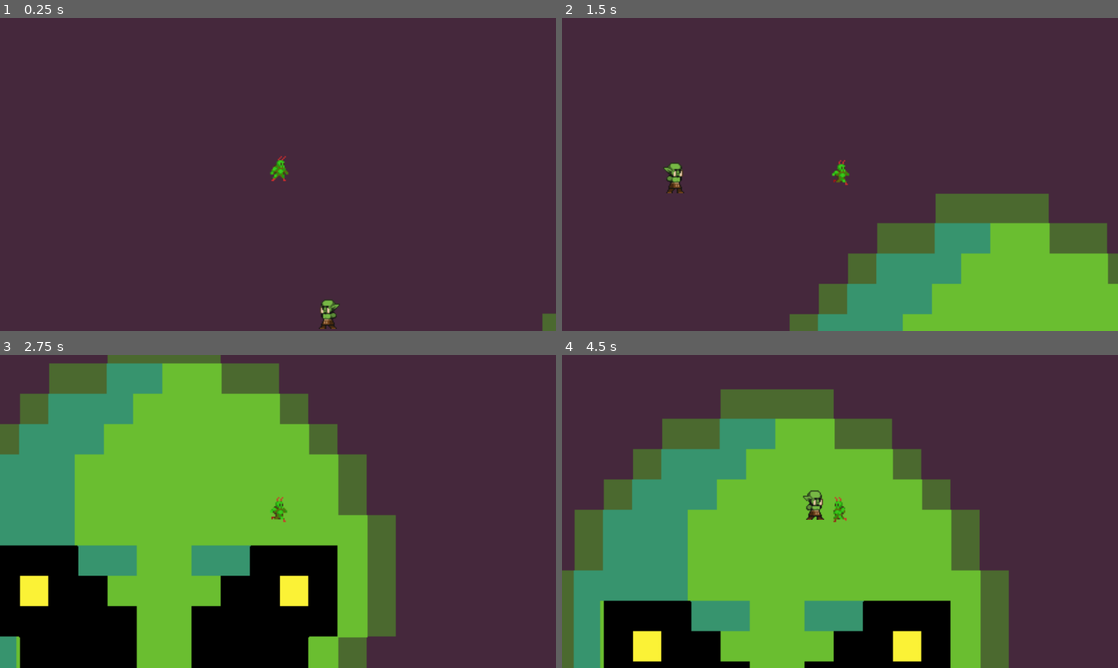
Above: before the commit, frames 1-4 (two rows, left to right).
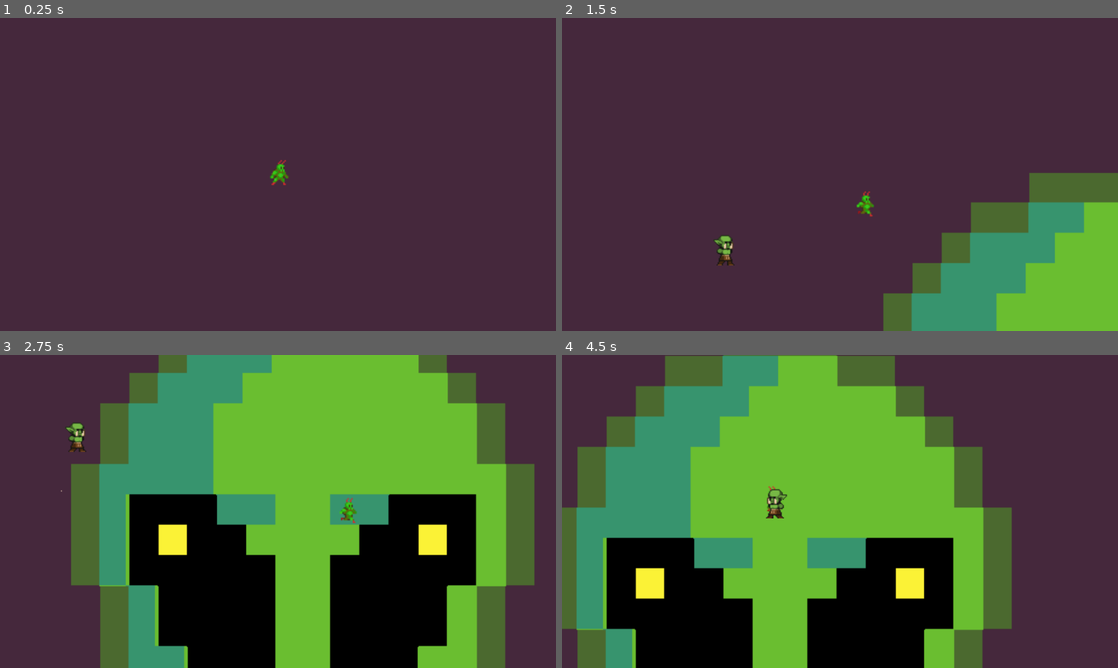
Above: after the commit, the same moments.

Repository: Guilospanck/godot-area25_5
Game: Godot game, scene res://scenes/phase1.tscn
Two runs of this game, one before a commit and one after it. Both use one fixed random seed, a clock stepped at 60 frames per second and the inputs below.
Inputs:
- Up to frame 1 (0.25 s): no input
- Up to frame 2 (1.5 s): hold D (right) 0.53-1.28 s; tap W (top) at 0.6, 1.35 s; hold S (down) from 1.28 s (still down)
- Up to frame 3 (2.75 s): release S (down) at 2.03 s; hold D (right) from 2.03 s (still down); tap W (top) at 2.1 s
- Up to frame 4 (4.5 s): tap W (top) at 2.85, 3.6, 4.35 s; release D (right) at 3.53 s; hold A (left) from 3.53 s (still down)

The runs differ from the first frame. In frame 1, 0.5% of the frame differs, in the area x 48-100%, y 44-100%; in frame 2, 16%; in frame 3, 76%, in the area x 0-97%, y 0-100%; in frame 4, 43%.

Commit message:
Fix walls

Diff:
--- a/scenes/phase1.tscn
+++ b/scenes/phase1.tscn
@@ -4,11 +4,9 @@
 [ext_resource type="PackedScene" uid="uid://6jr7aap0qw1w" path="res://scenes/player.tscn" id="2_ho76x"]
 [ext_resource type="PackedScene" uid="uid://fvuvvumljfyg" path="res://scenes/enemy.tscn" id="3_ho76x"]
 
-[sub_resource type="RectangleShape2D" id="RectangleShape2D_p320o"]
-size = Vector2(18, 764)
+[sub_resource type="RectangleShape2D" id="RectangleShape2D_ho76x"]
 
-[sub_resource type="RectangleShape2D" id="RectangleShape2D_ho76x"]
-size = Vector2(1288, 20)
+[sub_resource type="RectangleShape2D" id="RectangleShape2D_fndts"]
 
 [node name="Phase1" type="Node2D"]
 
@@ -16,46 +14,46 @@
 
 [node name="StaticBody2D" type="StaticBody2D" parent="Walls"]
 collision_layer = 8
-collision_mask = 5
 
 [node name="CollisionShape2D" type="CollisionShape2D" parent="Walls/StaticBody2D"]
-position = Vector2(4, 372)
-shape = SubResource("RectangleShape2D_p320o")
+position = Vector2(662, 0)
+scale = Vector2(70.6, 1)
+shape = SubResource("RectangleShape2D_ho76x")
 
 [node name="StaticBody2D2" type="StaticBody2D" parent="Walls"]
-position = Vector2(1276, 0)
+position = Vector2(0, 713)
 collision_layer = 8
-collision_mask = 5
 
 [node name="CollisionShape2D" type="CollisionShape2D" parent="Walls/StaticBody2D2"]
-position = Vector2(0, 372)
-shape = SubResource("RectangleShape2D_p320o")
+position = Vector2(662, 0)
+scale = Vector2(70.6, 1)
+shape = SubResource("RectangleShape2D_ho76x")
 
 [node name="StaticBody2D3" type="StaticBody2D" parent="Walls"]
-position = Vector2(806, 0)
 collision_layer = 8
-collision_mask = 5
 
 [node name="CollisionShape2D" type="CollisionShape2D" parent="Walls/StaticBody2D3"]
-position = Vector2(-167, 0)
-shape = SubResource("RectangleShape2D_ho76x")
+position = Vector2(0, 383)
+scale = Vector2(1, 40)
+shape = SubResource("RectangleShape2D_fndts")
 
 [node name="StaticBody2D4" type="StaticBody2D" parent="Walls"]
-position = Vector2(806, 711)
+position = Vector2(1282, 0)
 collision_layer = 8
-collision_mask = 5
 
 [node name="CollisionShape2D" type="CollisionShape2D" parent="Walls/StaticBody2D4"]
-position = Vector2(-167, 0)
-shape = SubResource("RectangleShape2D_ho76x")
+position = Vector2(0, 383)
+scale = Vector2(1, 40)
+shape = SubResource("RectangleShape2D_fndts")
 
 [node name="Background" type="Sprite2D" parent="."]
 position = Vector2(637.5, 375)
 scale = Vector2(0.7, 0.727)
 texture = ExtResource("1_p320o")
+metadata/_edit_lock_ = true
 
 [node name="Player" parent="." instance=ExtResource("2_ho76x")]
-position = Vector2(303, 117)
+position = Vector2(250, 157)
 
 [node name="Enemy" parent="." instance=ExtResource("3_ho76x")]
-position = Vector2(350, 249)
+position = Vector2(350, 336)
--- a/scenes/player.tscn
+++ b/scenes/player.tscn
@@ -184,6 +184,7 @@
 
 [node name="Camera2D" type="Camera2D" parent="."]
 zoom = Vector2(3, 3)
+position_smoothing_enabled = true
 
 [node name="Animations" type="AnimatedSprite2D" parent="."]
 sprite_frames = SubResource("SpriteFrames_2hs0m")
--- a/scripts/constants.gd
+++ b/scripts/constants.gd
@@ -6,5 +6,5 @@
 const LAYER_0_NONE: int = 0
 const LAYER_1_PLAYER: int = 1
 const LAYER_2_ENEMY: int = 2
-const LAYER_3_AMMO: int = 3
-const LAYER_4_WALLS: int = 4
+const LAYER_3_AMMO: int = 4
+const LAYER_4_WALLS: int = 8
--- a/scripts/enemy.gd
+++ b/scripts/enemy.gd
@@ -43,10 +43,10 @@
 
 ################################ Signals ######################################
 func _on_hitbox_component_body_entered(body: PlayerComponent) -> void:
-	print("[ENEMY] on hitbox body entered " + body.name)
+	print("[ENEMY] _on_hitbox_component_body_entered: " + body.name)
+	# TODO: if the enemy would have a meelee weapon, also do some animation
 	# TODO: maybe do some hurt animation on the Player
 
 # Hurtbox of the player
 func _on_hitbox_component_area_entered(hurtbox_component: HurtboxComponent) -> void:
-	print(hurtbox_component)
 	hurtbox_component.on_damage(DAMAGE)
--- a/scripts/player.gd
+++ b/scripts/player.gd
@@ -27,6 +27,10 @@
 	camera.limit_top = 0
 	camera.limit_bottom = window_size.y
 
+func setup_camera():
+	set_camera_limits()
+	camera.position_smoothing_enabled = true
+
 func process_input():
 	var input_dir: Vector2 = Input.get_vector("left", "right", "top", "down")
 	velocity = input_dir * SPEED
@@ -52,9 +56,10 @@
 	hurtbox.collision_mask = Constants.LAYER_2_ENEMY
 
 func _ready() -> void:
+	set_masks_and_layers()
 	animated_player.play("idle")
-	set_camera_limits()
-	set_masks_and_layers()
+	setup_camera()
+	print("potato")
 
 func _physics_process(_delta: float):
 	process_input()
